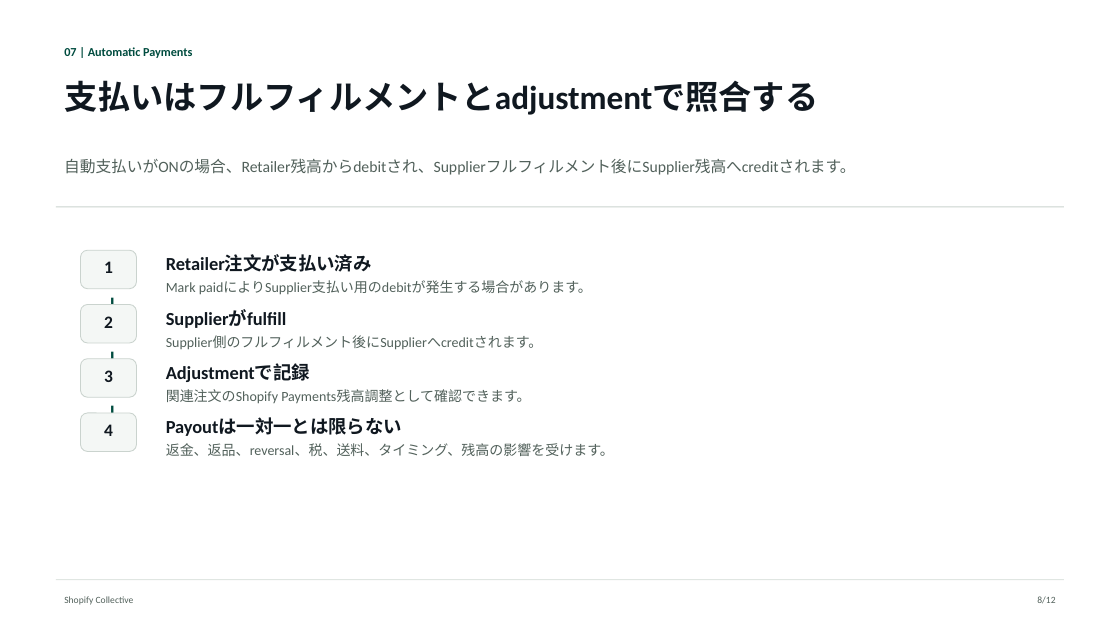
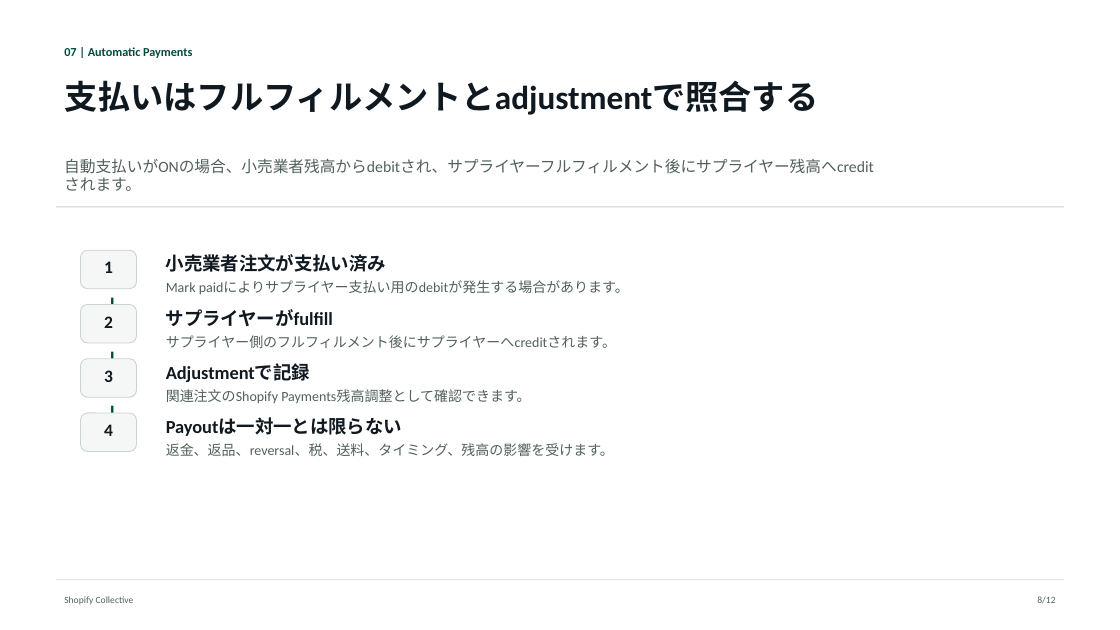
Before and after one commit to shopify-apac-ts/shopify-technical-docs, a slide deck: slide 8 of products/shopify-collective/ja/shopify-collective-architecture-ja.pptx. Drawn at 1120x630 pixels with LibreOffice and Linux fonts; fonts in the diff are those of the drawing. Boxes give left, top, right and bottom in pixels: in the first picture for what was removed or moved away, otherwise in the second. Text is boxed around its words. In the diff, an @@ line names an element or a change of style, - is before the commit and + after.

```diff
--- a/products/shopify-collective/ja/shopify-collective-architecture-ja.pptx
+++ b/products/shopify-collective/ja/shopify-collective-architecture-ja.pptx
@@ text at (x1=64, y1=159, x2=874, y2=191): text changed @@
-自動支払いがONの場合、Retailer残高からdebitされ、Supplierフルフィルメント後にSupplier残高へcreditされます。
+自動支払いがONの場合、小売業者残高からdebitされ、サプライヤーフルフィルメント後にサプライヤー残高へcreditされます。
@@ text at (x1=166, y1=254, x2=386, y2=272): text changed @@
-Retailer注文が支払い済み
+小売業者注文が支払い済み
@@ text at (x1=166, y1=281, x2=629, y2=295): text changed @@
-Mark paidによりSupplier支払い用のdebitが発生する場合があります。
+Mark paidによりサプライヤー支払い用のdebitが発生する場合があります。
@@ text at (x1=166, y1=309, x2=333, y2=326): text changed @@
-Supplierがfulfill
+サプライヤーがfulfill
@@ text at (x1=166, y1=335, x2=616, y2=348): text changed @@
-Supplier側のフルフィルメント後にSupplierへcreditされます。
+サプライヤー側のフルフィルメント後にサプライヤーへcreditされます。
```
Also in this commit, not shown: 11 other slides changed, 5 other files.
